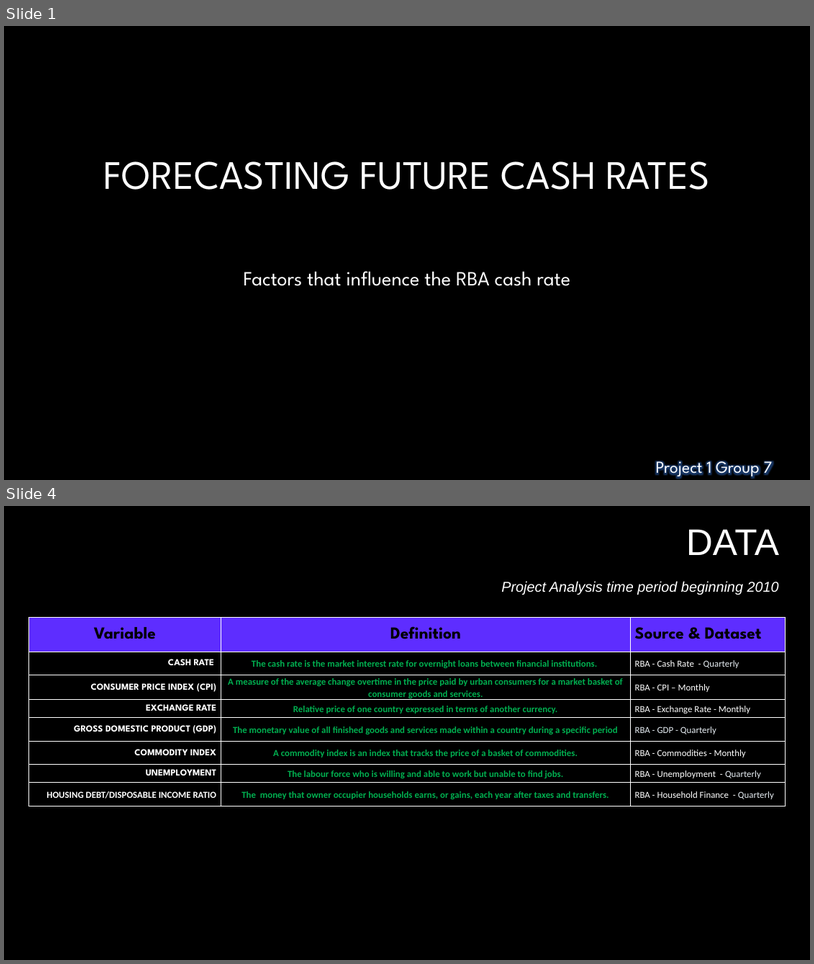
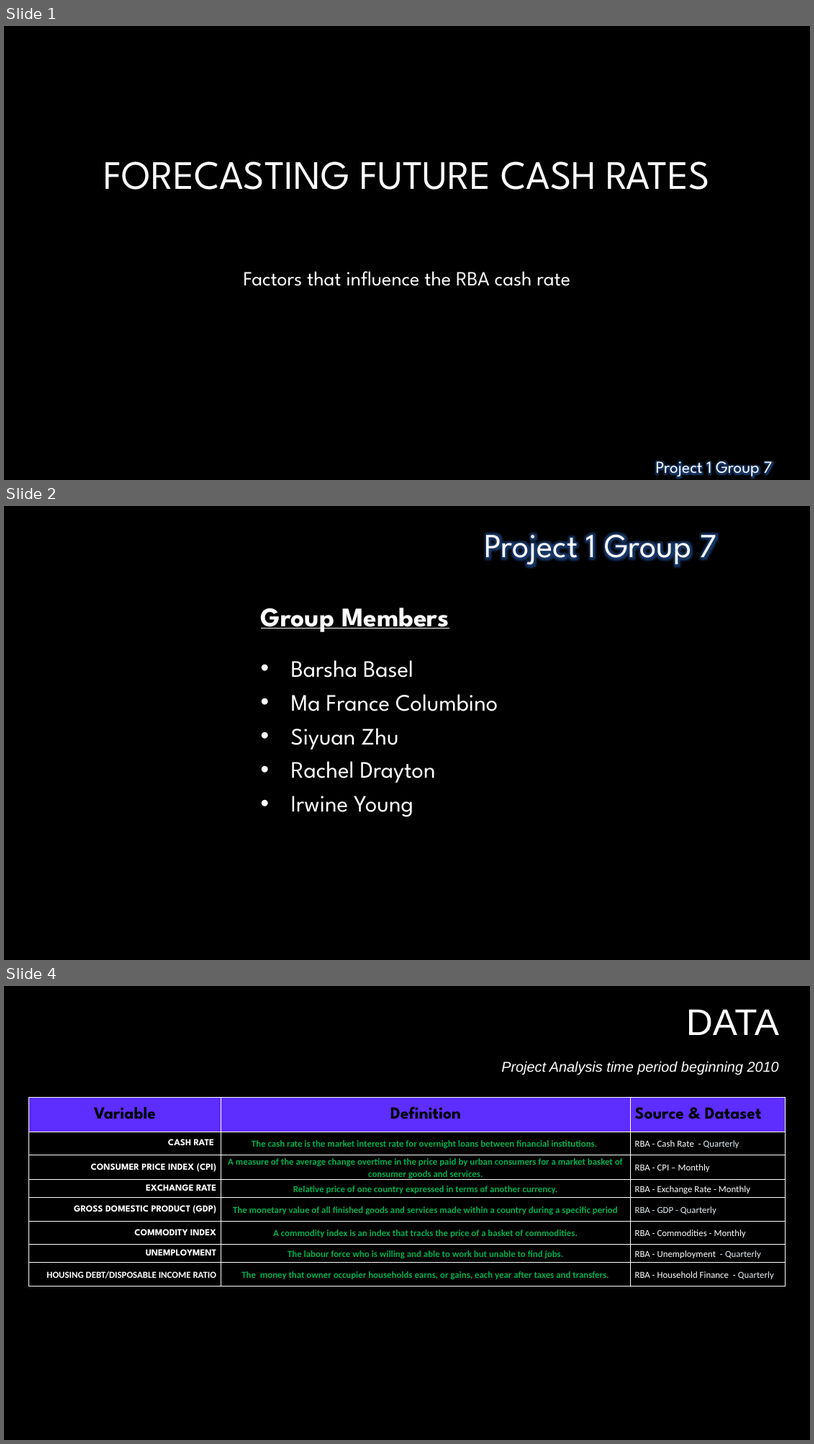
Before and after one commit to irwine-young/Project-1-Bootcamp, a slide deck: Project-1-Group-7-Final.pptx. Shown one above the other, each under a label of ours: slides 1 and 4 before the commit, slides 1, 2 and 4 after it; the slides between them are not shown. The pictures are 814x964 and 814x1444 pixels, drawn with LibreOffice and Linux fonts; fonts in the diff are those of the drawing; background and template pictures are left out. Boxes give left, top, right and bottom in pixels: in the first picture for what was removed or moved away, otherwise in the second. Text is boxed around its words. In the diff, an @@ line names an element or a change of style, - is before the commit and + after.

```diff
--- a/Project-1-Group-7-Final.pptx
+++ b/Project-1-Group-7-Final.pptx
@@ slide 2 added at [4,506,810,960], background #000000 @@
@@ freeform shape added at [239,506,810,569], fill #000000, outline #000000 1 pt @@
@@ text added at [485,533,718,567], 40 pt, text #FFFFFF @@
+Project 1 Group 7
@@ subtitle added at [261,608,498,816], 28 pt, text #FFFFFF @@
+Group Members
+• Barsha Basel
+• Ma France Columbino
+• Siyuan Zhu
+• Rachel Drayton
+• Irwine Young
@@ freeform shape added at [4,797,44,813], outline #A9193A 1 pt @@
@@ freeform shape added at [4,795,334,960], fill #000000, outline #000000 1 pt @@
```
Also in this commit, not shown: 1 slide changed.
